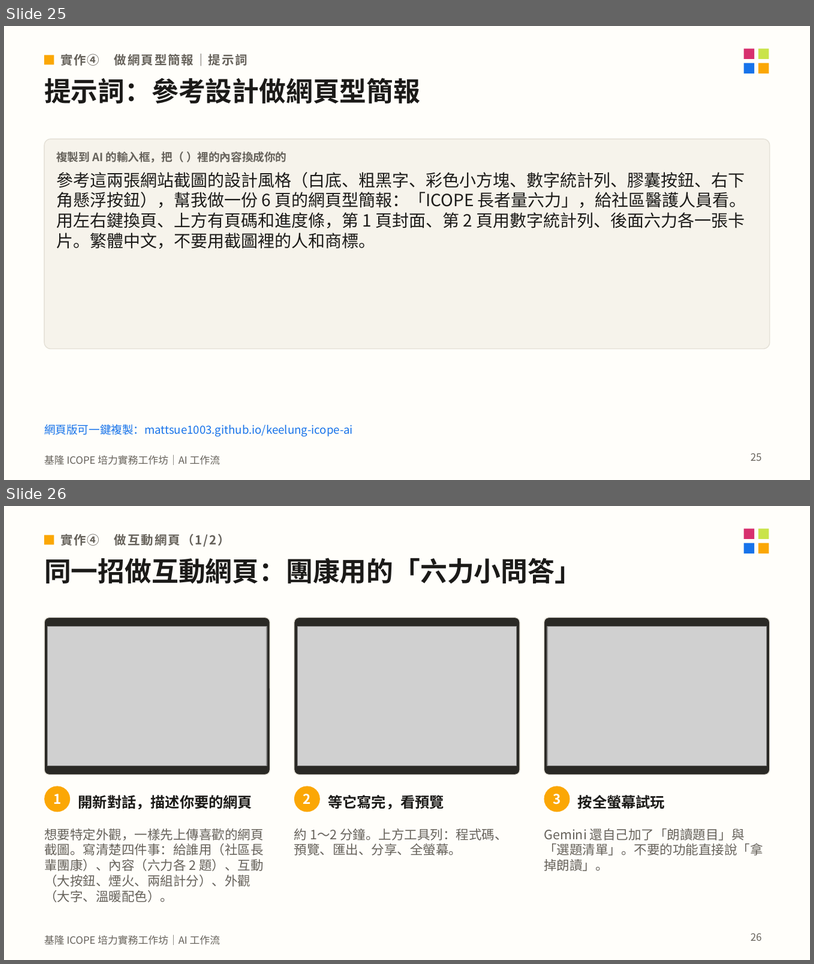
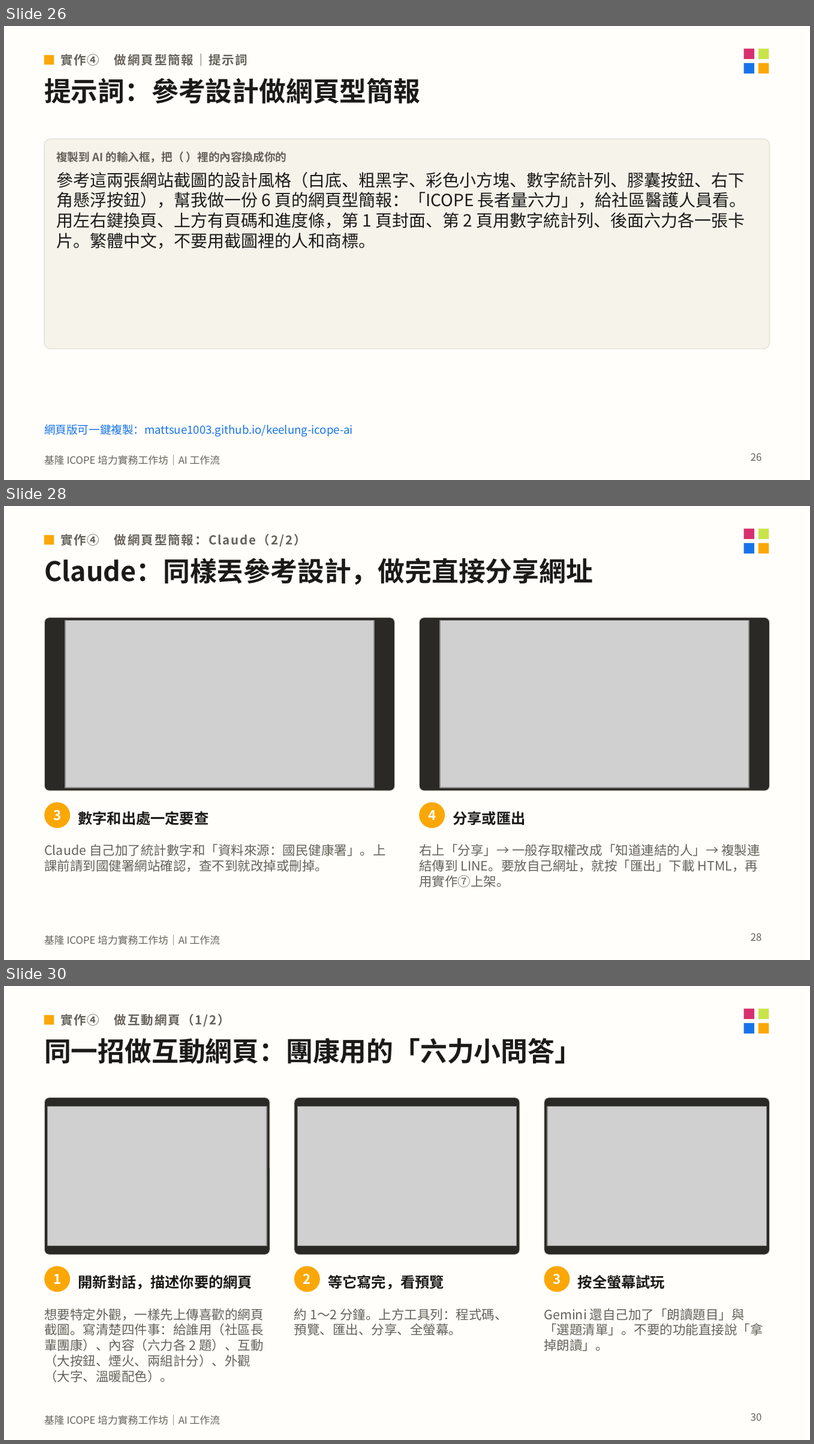
Before and after one commit to mattsue1003/keelung-icope-ai, a slide deck: 基隆ICOPE_AI工作坊_講義.pptx. Shown one above the other, each under a label of ours: slides 25 and 26 before the commit, slides 26, 28 and 30 after it; the slides between them are not shown. The pictures are 814x964 and 814x1444 pixels, drawn with LibreOffice and Linux fonts; fonts in the diff are those of the drawing; grey boxes stand for pictures. Boxes give left, top, right and bottom in pixels: in the first picture for what was removed or moved away, otherwise in the second. Text is boxed around its words. In the diff, an @@ line names an element or a change of style, - is before the commit and + after.

```diff
--- a/基隆ICOPE_AI工作坊_講義.pptx
+++ b/基隆ICOPE_AI工作坊_講義.pptx
@@ slide 28 added at (4, 506, 810, 960), background #FFFEFA; not listed: 5 template elements that a slide beside it also shows @@
@@ rectangle added at (44, 535, 54, 545), fill #FBA705 @@
@@ text added at (60, 534, 306, 547), 11 pt, text #66625B, bold @@
+實作④ 做網頁型簡報：Claude（2/2）
@@ text added at (44, 558, 593, 585), 24 pt, text #1B1A18, bold @@
+Claude：同樣丟參考設計，做完直接分享網址
@@ rounded rectangle added at (44, 617, 395, 790), fill #2A2925, outline #E4E0D6 0.75 pt @@
@@ picture added at (65, 621, 374, 787) @@
@@ rounded rectangle added at (419, 617, 770, 790), fill #2A2925, outline #E4E0D6 0.75 pt @@
@@ picture added at (440, 621, 749, 787) @@
@@ ellipse added at (44, 802, 70, 828), fill #FBA705 @@
@@ text added at (53, 810, 61, 820), 12 pt, text #FFFFFF, bold @@
+3
@@ text added at (78, 811, 209, 825), 13 pt, text #1B1A18, bold @@
+數字和出處一定要查
@@ ellipse added at (419, 802, 445, 828), fill #FBA705 @@
@@ text added at (428, 810, 436, 820), 12 pt, text #FFFFFF, bold @@
+4
@@ text added at (453, 811, 526, 825), 13 pt, text #1B1A18, bold @@
+分享或匯出
@@ text added at (44, 844, 386, 871), 11.5 pt, text #66625B @@
+Claude 自己加了統計數字和「資料來源：國民健康署」。上課前請到國健署網站確認，查不到就改掉或刪掉。
@@ text added at (419, 844, 760, 887), 11.5 pt, text #66625B @@
+右上「分享」→ 一般存取權改成「知道連結的人」→ 複製連結傳到 LINE。要放自己網址，就按「匯出」下載 HTML，再用實作⑦上架。
@@ page number added at (751, 933, 762, 940), 9 pt, text #66625B @@
+28
@@ what was slide 25 is now slide 26 @@
@@ page number at (751, 453, 762, 460): text changed @@
-25
+26
@@ what was slide 26 is now slide 30 @@
@@ page number at (751, 1413, 762, 1420): text changed @@
-26
+30
```
Also in this commit, not shown: 8 slides changed, 5 other slides added, 20 other files.
